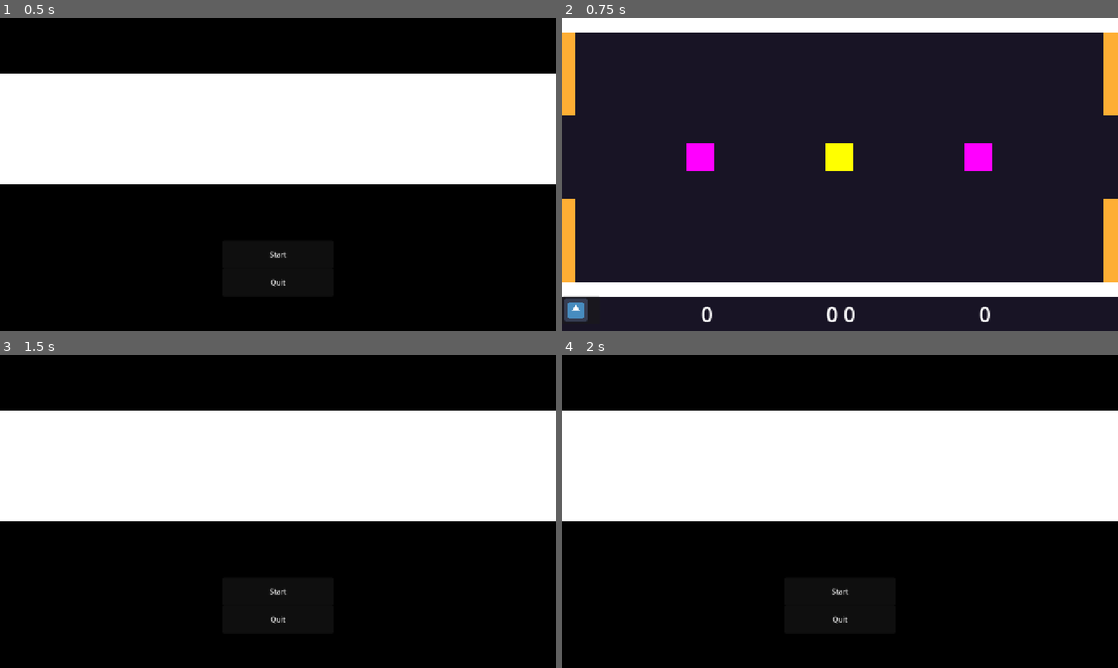
Above: before the commit, frames 1-4 (two rows, left to right).
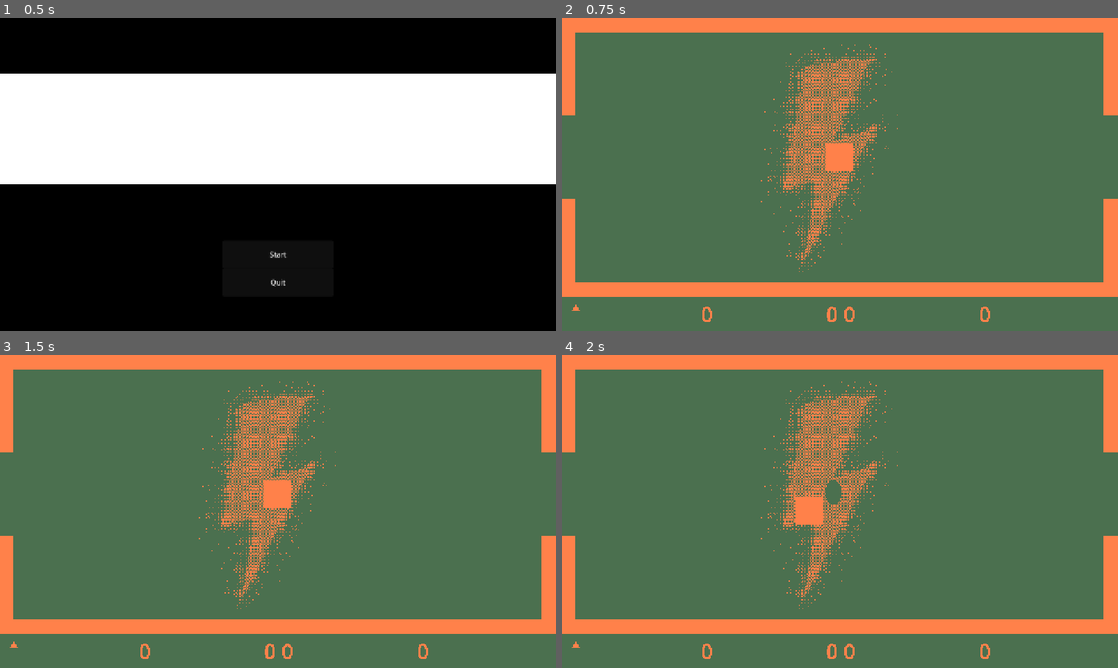
Above: after the commit, the same moments.

Repository: Kacpron123/Shockey
Game: Godot game, scene res://title.tscn
The game is run twice, just before and just after one commit, with the same random seed, the same clock (stepped at 60 frames per second) and the same inputs. The engine's default icon, where the game draws it, is replaced by a stand-in: a white triangle on a blue panel in a dark square.
Inputs (mouse positions are in pixels of both pictures, inside the frame that each line leads up to):
- Up to frame 1 (0.5 s): no input
- Up to frame 2 (0.75 s): click "Start" at 0.5 s
- Up to frame 3 (1.5 s): click (16, 646) at 1.25 s
- Up to frame 4 (2 s): no input

Frame 1 is identical in both runs. In frame 2, 100% of the frame differs, in the area x 0-100%, y 0-100%; in frame 3, 100%; in frame 4, 100%.

Commit message:
post processing shader, center of board with effect(test)

Diff:
--- a/main.tscn
+++ b/main.tscn
@@ -3,6 +3,7 @@
 [ext_resource type="Script" uid="uid://5sylf6lgjttj" path="res://scripts/main.gd" id="1_ig7tw"]
 [ext_resource type="Script" uid="uid://bgl8vingbgj54" path="res://scripts/puck.gd" id="2_0xm2m"]
 [ext_resource type="Script" uid="uid://bcwthu3kenc0q" path="res://scripts/goal_1.gd" id="2_1bvp3"]
+[ext_resource type="Texture2D" uid="uid://b7cx6l1fng0fn" path="res://assets/center_0000_Layer-1.png" id="2_efxa6"]
 [ext_resource type="Script" uid="uid://psufjuun4ueg" path="res://scripts/goal_2.gd" id="3_7mycd"]
 [ext_resource type="Script" uid="uid://b7d73oairemif" path="res://scripts/paddle_1.gd" id="3_lquwl"]
 [ext_resource type="Script" uid="uid://dn6w2nypiyoyq" path="res://scripts/paddle_2.gd" id="4_lquwl"]
@@ -10,6 +11,14 @@
 [ext_resource type="AudioStream" uid="uid://88nlbnf5bfyl" path="res://assets/sfx/paddle.mp3" id="8_4c57u"]
 [ext_resource type="AudioStream" uid="uid://jaal5sahobve" path="res://assets/sfx/wall.mp3" id="9_efxa6"]
 [ext_resource type="Texture2D" uid="uid://bmiy22yskvhy6" path="res://icon.svg" id="10_4c57u"]
+[ext_resource type="Shader" uid="uid://cb7iqq8ntme8c" path="res://post_process.gdshader" id="13_w48qg"]
+[ext_resource type="Shader" uid="uid://ic86gxirw0sd" path="res://pulse.gdshader" id="13_ycdy4"]
+
+[sub_resource type="ShaderMaterial" id="ShaderMaterial_ycdy4"]
+shader = ExtResource("13_ycdy4")
+shader_parameter/pulse_color = Color(1, 1, 1, 1)
+shader_parameter/thickness = 0.26000001165148
+shader_parameter/effect_intensity = 0.6270000772825
 
 [sub_resource type="PhysicsMaterial" id="PhysicsMaterial_7dm0k"]
 friction = 0.0
@@ -54,6 +63,11 @@
 [sub_resource type="LabelSettings" id="LabelSettings_ig7tw"]
 font_size = 48
 
+[sub_resource type="ShaderMaterial" id="ShaderMaterial_vivmo"]
+shader = ExtResource("13_w48qg")
+shader_parameter/first_color = Color(1, 0.5058824, 0.2901961, 1)
+shader_parameter/second_color = Color(0.29518467, 0.44086185, 0.30973774, 1)
+
 [node name="Main" type="Node2D" unique_id=801075516]
 script = ExtResource("1_ig7tw")
 
@@ -61,6 +75,16 @@
 offset_right = 1280.0
 offset_bottom = 720.0
 color = Color(0.09411765, 0.078431375, 0.14509805, 1)
+
+[node name="TextureRect" type="TextureRect" parent="." unique_id=681116283]
+texture_filter = 1
+material = SubResource("ShaderMaterial_ycdy4")
+offset_left = 456.0
+offset_top = 48.0
+offset_right = 625.0
+offset_bottom = 317.0
+scale = Vector2(2, 2)
+texture = ExtResource("2_efxa6")
 
 [node name="Table" type="Node2D" parent="." unique_id=1278614354]
 
@@ -304,5 +328,12 @@
 wait_time = 1.2
 one_shot = true
 
+[node name="CanvasLayer" type="CanvasLayer" parent="." unique_id=662887484]
+
+[node name="ColorRect" type="ColorRect" parent="CanvasLayer" unique_id=453087769]
+material = SubResource("ShaderMaterial_vivmo")
+offset_right = 1280.0
+offset_bottom = 720.0
+
 [connection signal="body_entered" from="Puck" to="Puck" method="_on_body_entered"]
 [connection signal="pressed" from="UI/BackButton" to="." method="_on_back_button_pressed"]
--- /dev/null
+++ b/post_process.gdshader
@@ -0,0 +1,19 @@
+shader_type canvas_item;
+
+uniform sampler2D screen_texture: hint_screen_texture, repeat_disable, filter_linear;
+uniform vec3 first_color: source_color= vec3(1,1,1);
+uniform vec3 second_color: source_color = vec3(0,0,0);
+
+
+void fragment() {
+	vec3 color = texture(screen_texture, SCREEN_UV).rgb;
+	float t = step(0.5, dot(color, vec3(0.299, 0.587, 0.114)));
+
+	COLOR.rgb = mix(second_color, first_color, t);
+	COLOR.a = 1.0;
+}
+
+//void light() {
+//	// Called for every pixel for every light affecting the CanvasItem.
+//	// Uncomment to replace the default light processing function with this one.
+//}
--- /dev/null
+++ b/pulse.gdshader
@@ -0,0 +1,18 @@
+shader_type canvas_item;
+
+uniform vec3 pulse_color: source_color = vec3(1.0, 1.0, 1.0);
+uniform float thickness: hint_range(0.01, 0.5) = 0.05; // Grubość pierścienia
+uniform float effect_intensity: hint_range(-1.0, 2.0) = 0.0; // To kontroluje promień fali
+void fragment() {
+	vec4 tex_color = texture(TEXTURE, UV);
+    vec2 uv = UV - 0.5;
+
+    float dist = length(uv);
+
+    float edge = abs(dist - (effect_intensity * 0.5));
+    float mask = step(edge, thickness);
+
+    vec3 final_rgb = mix(vec3(0,0,0), tex_color.rgb, mask);
+
+    COLOR = vec4(final_rgb, tex_color.a);
+}
Binary file added: assets/center_0000_Layer-1.png
Not shown, added: assets/center_0000_Layer-1.png.import
Not shown, added: post_process.gdshader.uid
Not shown, added: pulse.gdshader.uid
